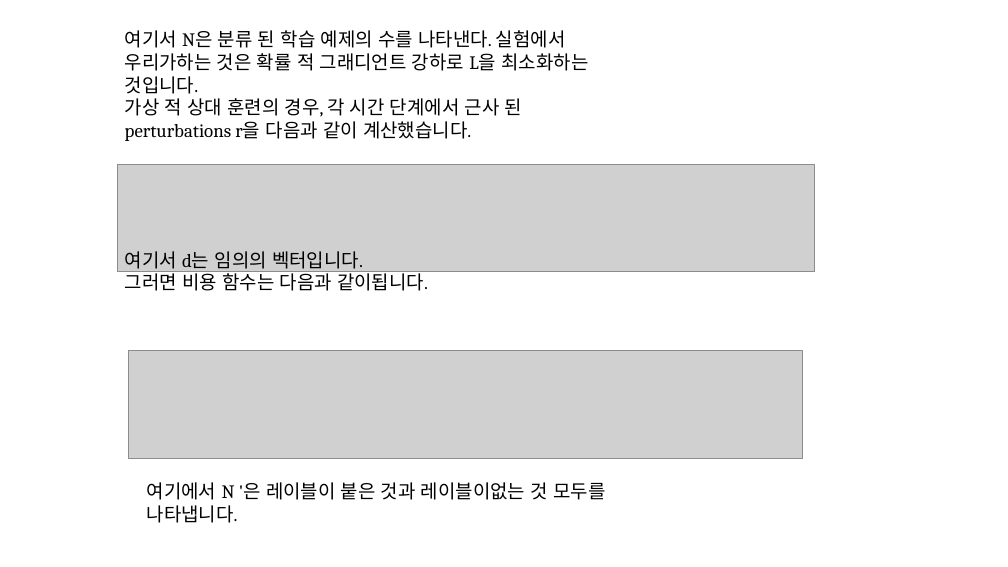
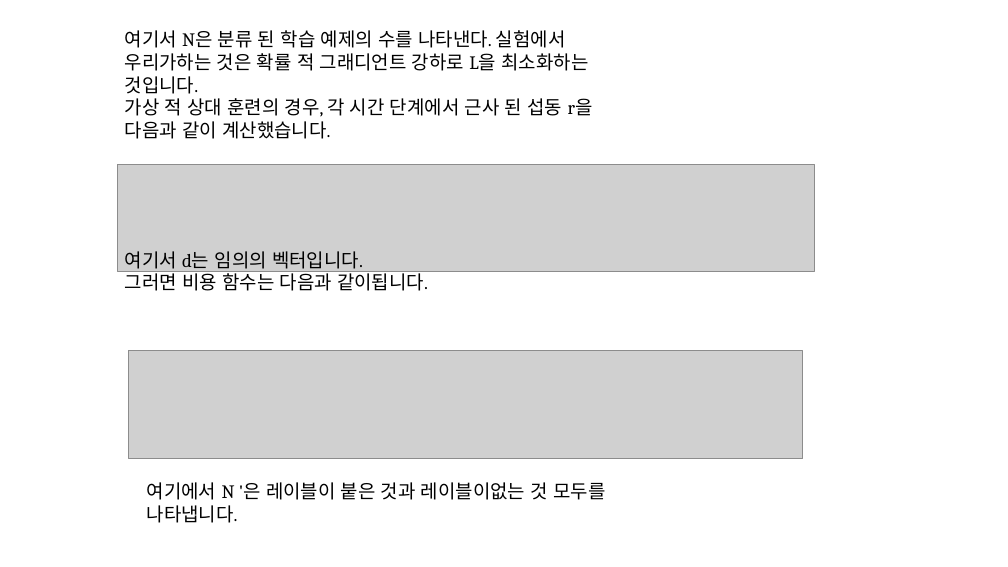
Before and after one commit to modudeepnlp/code_implementation, a slide deck: slide 10 of resources/slide/Adversarial Training Methods For Semi-Supervised Text Classification_20190311_ChangWookJun.pptx. Drawn at 1008x567 pixels with LibreOffice and Linux fonts; fonts in the diff are those of the drawing; grey boxes stand for pictures. Boxes give left, top, right and bottom in pixels: in the first picture for what was removed or moved away, otherwise in the second. Text is boxed around its words. In the diff, an @@ line names an element or a change of style, - is before the commit and + after.

```diff
--- a/resources/slide/Adversarial Training Methods For Semi-Supervised Text Classification_20190311_ChangWookJun.pptx
+++ b/resources/slide/Adversarial Training Methods For Semi-Supervised Text Classification_20190311_ChangWookJun.pptx
@@ text at [125, 98, 593, 139]: text changed @@
-가상 적 상대 훈련의 경우, 각 시간 단계에서 근사 된 perturbations r을 다음과 같이 계산했습니다.
+가상 적 상대 훈련의 경우, 각 시간 단계에서 근사 된 섭동 r을 다음과 같이 계산했습니다.
```
Also in this commit, not shown: 9 other slides changed, 7 slides added.
